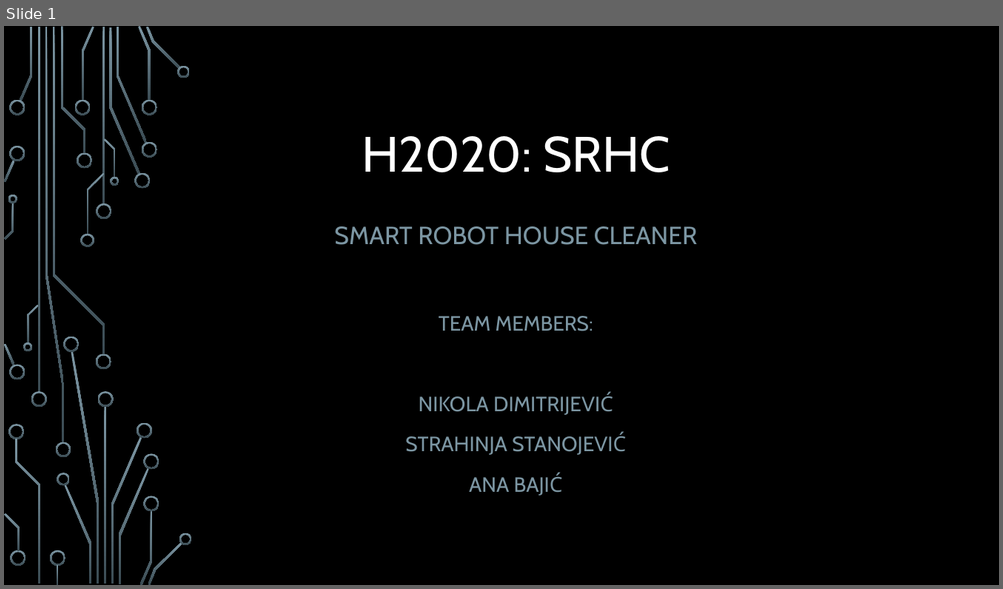
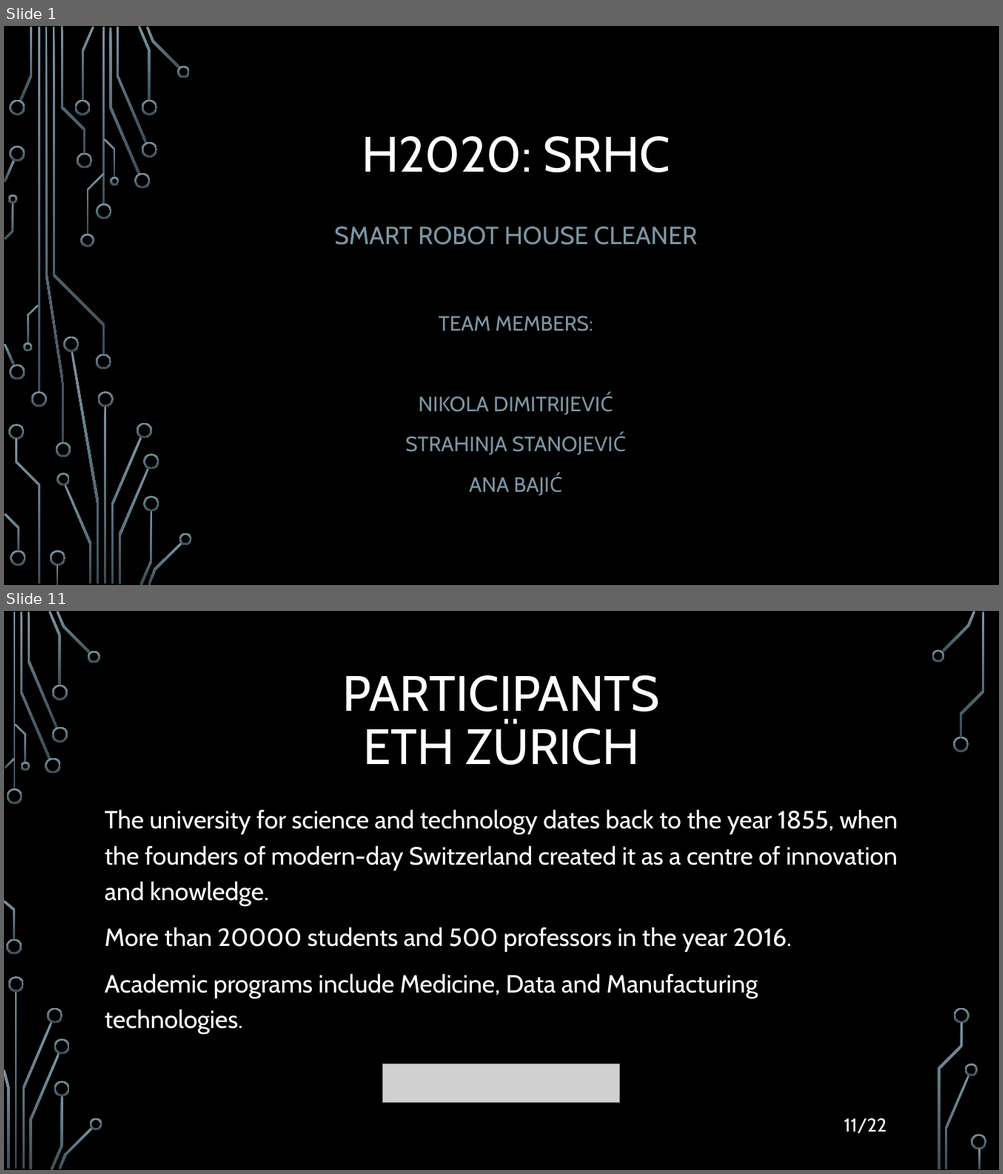
Before and after one commit to filozof50/UP, a slide deck: hw2/H2020.pptx. Shown one above the other, each under a label of ours: slide 1 before the commit, slides 1 and 11 after it; the slides between them are not shown. The pictures are 1003x589 and 1003x1174 pixels, drawn with LibreOffice and Linux fonts; fonts in the diff are those of the drawing; grey boxes stand for pictures; background and template pictures are left out. Boxes give left, top, right and bottom in pixels: in the first picture for what was removed or moved away, otherwise in the second. Text is boxed around its words. In the diff, an @@ line names an element or a change of style, - is before the commit and + after.

```diff
--- a/hw2/H2020.pptx
+++ b/hw2/H2020.pptx
@@ slide 11 added at box(4, 611, 999, 1170), background picture (left out) @@
@@ title added at box(343, 675, 660, 765), 48 pt, text #FFFFFF @@
+PARTICIPANTS
+ETH ZÜRICH
@@ text added at box(105, 809, 898, 1034), 24 pt, text #FFFFFF @@
+The university for science and technology dates back to the year 1855, when the founders of modern-day Switzerland created it as a centre of innovation and knowledge.
+More than 20000 students and 500 professors in the year 2016.
+Academic programs include Medicine, Data and Manufacturing technologies.
@@ picture added at box(383, 1064, 620, 1102) @@
@@ text added at box(844, 1119, 887, 1133), 18 pt, text #FFFFFF @@
+11/22
@@ group added at box(4, 611, 987, 1170): 33 freeform shapes, 3 rectangles @@
```
Also in this commit, not shown: 5 slides changed, 15 other slides added, 17 other files.
